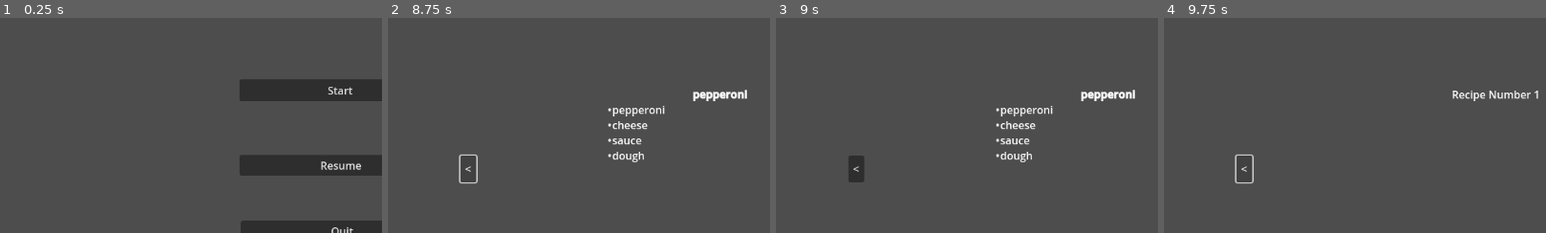
Above: before the commit, frames 1-4 (left to right).
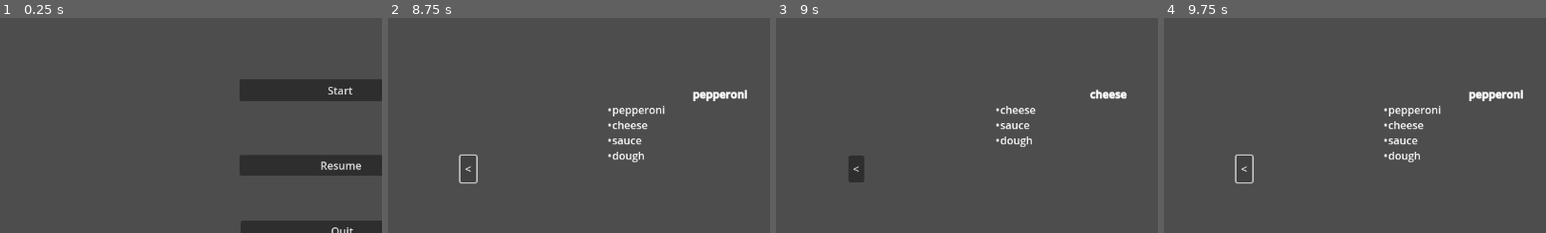
Above: after the commit, the same moments.

Repository: Leone2004/LandLockedLigersGame
Game: Godot game, scene res://Scenes/mainmenu.tscn
Two runs of this game, one before a commit and one after it. Both use one fixed random seed, a clock stepped at 60 frames per second and the inputs below. The engine's default icon, where the game draws it, is replaced by a stand-in: a white triangle on a blue panel in a dark square.
Inputs:
- Up to frame 1 (0.25 s): no input
- Up to frame 2 (8.75 s): click "Start" at 0.5 s; click "Finished Shopping" at 1.25 s; click "Ovens" at 2 s; click "Recipes" at 2.75 s; click "<" at 3.5 s; click ">" at 4.25 s; click "Ovens" at 5 s; click "Recipes" at 5.75 s; click "Ovens" at 6.5 s; click "Recipes" at 7.25 s; click "<" at 8 s
- Up to frame 3 (9 s): click ">" at 8.75 s
- Up to frame 4 (9.75 s): click "<" at 9.5 s
The pictures show only the part of the screen within x 6-56%, y 15-65%; the shares and areas given below are measured in that part.

Frames 1-2 are identical in both runs. In frame 3, 1.3% of the frame differs, in the area x 57-94%, y 33-68%; in frame 4, 1.5%, in the area x 57-98%, y 33-68%.

Commit message:
recipe book can cycle through existing recipes. added another demo recipe

Diff:
--- a/cookingupsuccessgame/Scripts/CookingScene.gd
+++ b/cookingupsuccessgame/Scripts/CookingScene.gd
@@ -13,6 +13,7 @@
 	recipe_book_layer.visible = recipe_book_visible
 	recipe.text = "[center][b]THE RECIPE BOOK[/b][/center]"
 	recipes.append(["pepperoni", ["pepperoni", "cheese", "sauce", "dough"]])
+	recipes.append(["cheese", ["cheese", "sauce", "dough"]])
 
 func _on_button_pressed() -> void:
 	var screen_width := get_viewport().get_visible_rect().size.x
@@ -28,19 +29,19 @@
 
 
 func _on_next_pressed() -> void: # go to next page
-	current_recipe += 1
-	#var recipe_number_text = "[center]Recipe Number %s[/center]"
-	#recipe_number_text = recipe_number_text % current_recipe
-	var recipe_text = get_recipe_string(recipes[0])
-	recipe.text = recipe_text
+	if current_recipe < len(recipes): #stay in bounds
+		current_recipe += 1
+		var recipe_index = current_recipe - 1
+		var recipe_text = get_recipe_string(recipes[recipe_index])
+		recipe.text = recipe_text
 
 
 func _on_previous_pressed() -> void: #go to previous page
-	var recipe_number_text = "[center]Recipe Number %s[/center]"
 	if current_recipe > 1: # don't let go to non-existent recipes
 		current_recipe -= 1
-		recipe_number_text = recipe_number_text % current_recipe
-		recipe.text = recipe_number_text
+		var recipe_index = current_recipe - 1
+		var recipe_text = get_recipe_string(recipes[recipe_index])
+		recipe.text = recipe_text
 
 func get_recipe_string(recipe) -> String:
 	var recipe_string = "[center][b]%s[/b][/center]\n"
